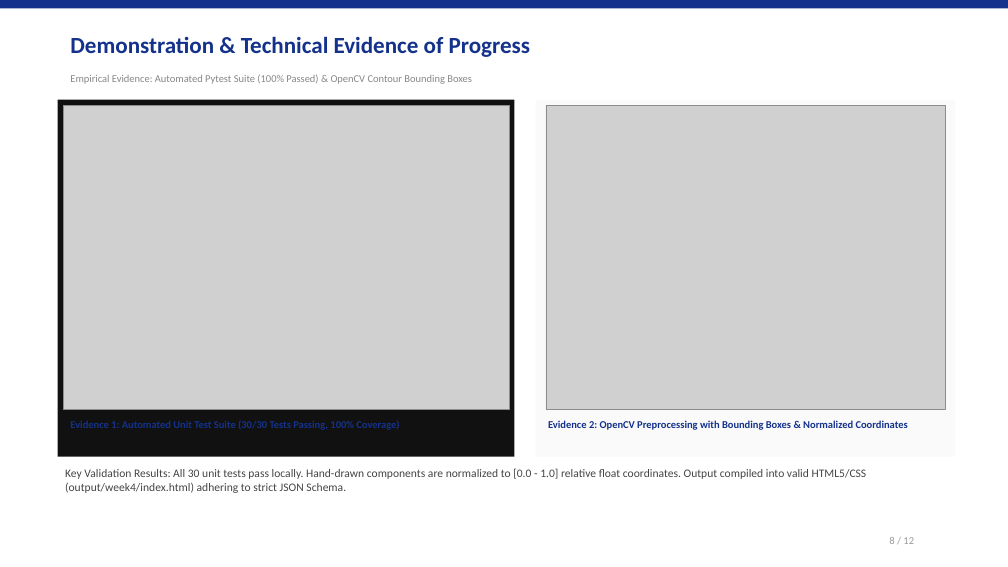
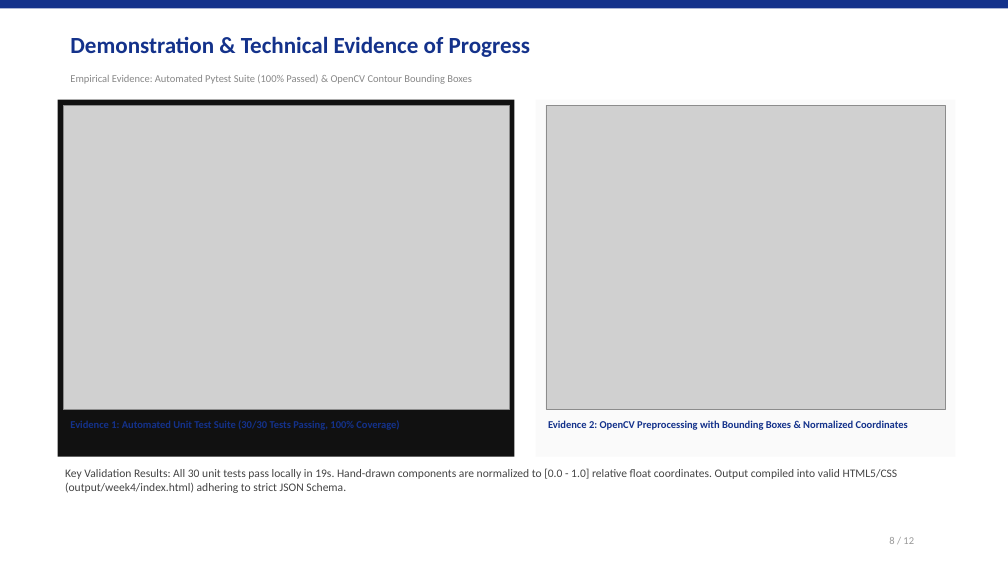
Before and after one commit to arun160420/ui-sketch-to-code, a slide deck: slide 8 of UI_Sketch_to_Code_Presentation.pptx. Drawn at 1008x567 pixels with LibreOffice and Linux fonts; fonts in the diff are those of the drawing; grey boxes stand for pictures. Boxes give left, top, right and bottom in pixels: in the first picture for what was removed or moved away, otherwise in the second. Text is boxed around its words. In the diff, an @@ line names an element or a change of style, - is before the commit and + after.

```diff
--- a/UI_Sketch_to_Code_Presentation.pptx
+++ b/UI_Sketch_to_Code_Presentation.pptx
@@ text at box(65, 468, 898, 493): text changed @@
-Key Validation Results: All 30 unit tests pass locally. Hand-drawn components are normalized to [0.0 - 1.0] relative float coordinates. Output compiled into valid HTML5/CSS (output/week4/index.html) adhering to strict JSON Schema.
+Key Validation Results: All 30 unit tests pass locally in 19s. Hand-drawn components are normalized to [0.0 - 1.0] relative float coordinates. Output compiled into valid HTML5/CSS (output/week4/index.html) adhering to strict JSON Schema.
```
Also in this commit, not shown: 3 other slides changed, 6 other files.
